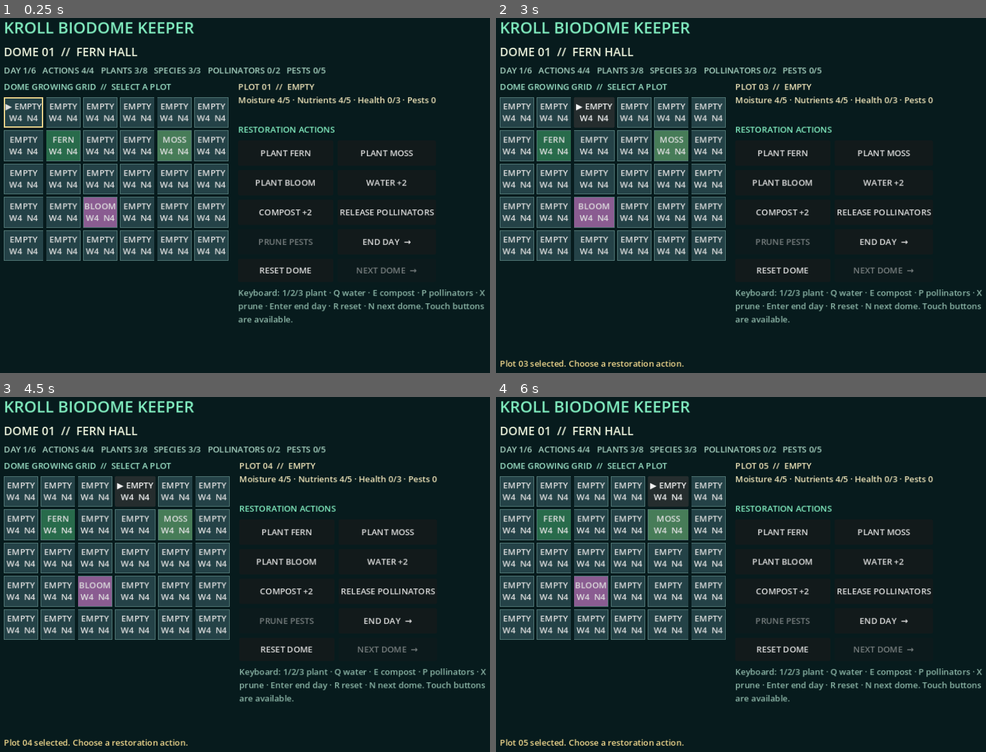
Above: before the commit, frames 1-4 (two rows, left to right).
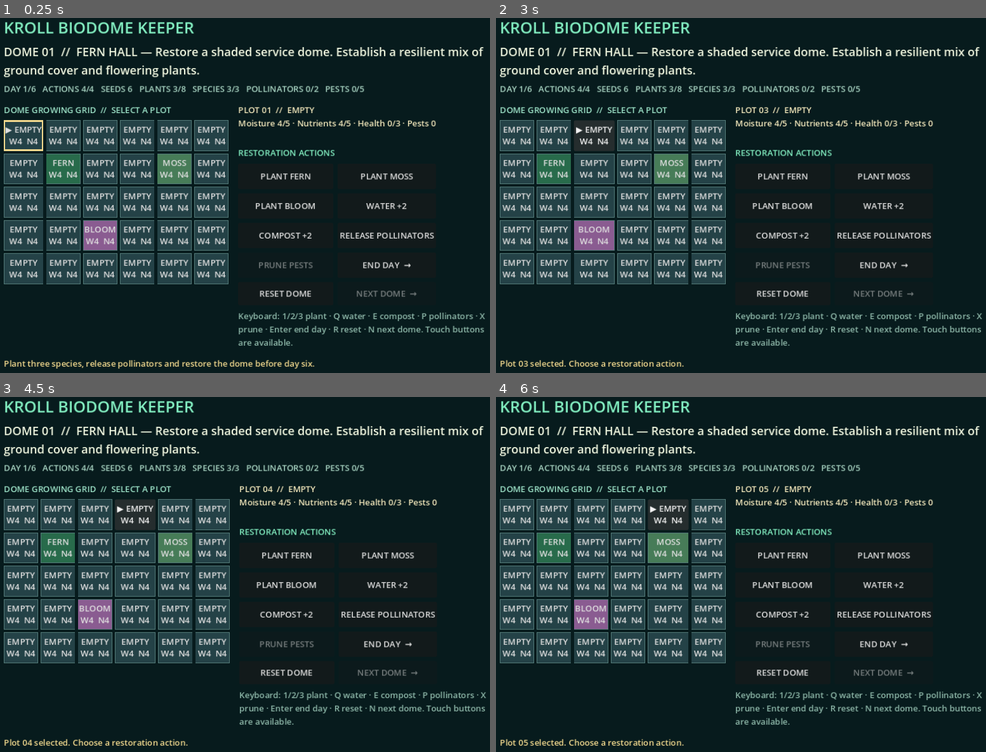
Above: after the commit, the same moments.

Repository: qaqp980520-prog/2126-Survival
Game: Godot game, scene res://main.tscn
The game is run twice, just before and just after one commit, with the same random seed, the same clock (stepped at 60 frames per second) and the same inputs.
Inputs:
- Up to frame 1 (0.25 s): no input
- Up to frame 2 (3 s): click "▶ EMPTY W4 N4" at 0.5 s; click "EMPTY W4 N4" at 1.25 s; click "EMPTY W4 N4" at 2 s; click "EMPTY W4 N4" at 2.75 s
- Up to frame 3 (4.5 s): click "▶ EMPTY W4 N4" at 3.5 s; click "EMPTY W4 N4" at 4.25 s
- Up to frame 4 (6 s): click "▶ EMPTY W4 N4" at 5 s; click "EMPTY W4 N4" at 5.75 s

The runs differ from the first frame. In frame 1, 23% of the frame differs, in the area x 0-99%, y 8-99%; in frame 2, 23%; in frame 3, 23%; in frame 4, 22%.

Commit message:
Polish BioDome mission brief and final campaign feedback

Diff:
--- a/daily_games/KROLL_BioDome_Keeper/daily_games/KROLL_BioDome_Keeper/main.gd
+++ b/daily_games/KROLL_BioDome_Keeper/daily_games/KROLL_BioDome_Keeper/main.gd
@@ -36,10 +36,14 @@
 	column.add_child(title)
 	_mission_label=Label.new()
 	_mission_label.add_theme_font_size_override("font_size",22)
+	_mission_label.autowrap_mode=TextServer.AUTOWRAP_WORD_SMART
+	_mission_label.custom_minimum_size=Vector2(0.0,42.0)
 	_mission_label.add_theme_color_override("font_color",Color("#f0f6df"))
 	column.add_child(_mission_label)
 	_stats_label=Label.new()
 	_stats_label.add_theme_font_size_override("font_size",16)
+	_stats_label.autowrap_mode=TextServer.AUTOWRAP_WORD_SMART
+	_stats_label.custom_minimum_size=Vector2(0.0,32.0)
 	_stats_label.add_theme_color_override("font_color",Color("#a9d5c3"))
 	column.add_child(_stats_label)
 	var body := HBoxContainer.new()
@@ -121,6 +125,7 @@
 	hint.add_theme_color_override("font_color",Color("#8eb8a9"))
 	right.add_child(hint)
 	_message_label=Label.new()
+	_message_label.name="MessageLabel"
 	_message_label.custom_minimum_size=Vector2(0.0,42.0)
 	_message_label.autowrap_mode=TextServer.AUTOWRAP_WORD_SMART
 	_message_label.add_theme_color_override("font_color",Color("#f1d88d"))
@@ -200,9 +205,9 @@
 	var stats: Dictionary = Rules.get_stats(_state)
 	var status: String = str(_state.get("status","playing"))
 	var cells: Array = _state.get("cells",[])
-	_mission_label.text="DOME %02d  //  %s" % [int(_state.get("mission_index",0))+1,str(mission.get("name","RESTORATION DOME"))]
-	_stats_label.text="DAY %d/%d   ACTIONS %d/%d   PLANTS %d/%d   SPECIES %d/%d   POLLINATORS %d/%d   PESTS %d/%d" % [
-		int(_state.get("day",1)),Rules.DAYS,int(_state.get("actions_left",0)),Rules.ACTIONS_PER_DAY,
+	_mission_label.text="DOME %02d  //  %s — %s" % [int(_state.get("mission_index",0))+1,str(mission.get("name","RESTORATION DOME")),str(mission.get("brief",""))]
+	_stats_label.text="DAY %d/%d   ACTIONS %d/%d   SEEDS %d   PLANTS %d/%d   SPECIES %d/%d   POLLINATORS %d/%d   PESTS %d/%d" % [
+		int(_state.get("day",1)),Rules.DAYS,int(_state.get("actions_left",0)),Rules.ACTIONS_PER_DAY,int(_state.get("seed_bank",0)),
 		int(stats.get("plants",0)),int(stats.get("target_plants",0)),int(stats.get("species",0)),int(stats.get("target_species",0)),
 		int(stats.get("pollinators",0)),int(stats.get("target_pollinators",0)),int(stats.get("pests",0)),int(stats.get("max_pests",0))
 	]
@@ -255,7 +260,11 @@
 	_action_buttons["NextDomeButton"].disabled=status != "complete" or int(_state.get("mission_index",0)) >= Rules.MISSIONS.size()-1
 	if status == "campaign_complete":
 		_message_label.text="ALL THREE DOMES RESTORED  //  KROLL ECOLOGY NETWORK ONLINE."
+	elif status == "complete" and int(_state.get("mission_index",0)) >= Rules.MISSIONS.size()-1:
+		_message_label.text="ALL THREE DOMES RESTORED  //  KROLL ECOLOGY NETWORK ONLINE."
 	elif status == "complete":
 		_message_label.text="DOME RESTORED  //  NEXT DOME UNLOCKED."
 	elif status == "failed":
 		_message_label.text="DOME UNSTABLE  //  RESET TO RETRY."
+	elif _message_label.text.is_empty():
+		_message_label.text="Plant three species, release pollinators and restore the dome before day six."
--- a/daily_games/KROLL_BioDome_Keeper/main.gd
+++ b/daily_games/KROLL_BioDome_Keeper/main.gd
@@ -36,10 +36,14 @@
 	column.add_child(title)
 	_mission_label=Label.new()
 	_mission_label.add_theme_font_size_override("font_size",22)
+	_mission_label.autowrap_mode=TextServer.AUTOWRAP_WORD_SMART
+	_mission_label.custom_minimum_size=Vector2(0.0,42.0)
 	_mission_label.add_theme_color_override("font_color",Color("#f0f6df"))
 	column.add_child(_mission_label)
 	_stats_label=Label.new()
 	_stats_label.add_theme_font_size_override("font_size",16)
+	_stats_label.autowrap_mode=TextServer.AUTOWRAP_WORD_SMART
+	_stats_label.custom_minimum_size=Vector2(0.0,32.0)
 	_stats_label.add_theme_color_override("font_color",Color("#a9d5c3"))
 	column.add_child(_stats_label)
 	var body := HBoxContainer.new()
@@ -121,6 +125,7 @@
 	hint.add_theme_color_override("font_color",Color("#8eb8a9"))
 	right.add_child(hint)
 	_message_label=Label.new()
+	_message_label.name="MessageLabel"
 	_message_label.custom_minimum_size=Vector2(0.0,42.0)
 	_message_label.autowrap_mode=TextServer.AUTOWRAP_WORD_SMART
 	_message_label.add_theme_color_override("font_color",Color("#f1d88d"))
@@ -200,9 +205,9 @@
 	var stats: Dictionary = Rules.get_stats(_state)
 	var status: String = str(_state.get("status","playing"))
 	var cells: Array = _state.get("cells",[])
-	_mission_label.text="DOME %02d  //  %s" % [int(_state.get("mission_index",0))+1,str(mission.get("name","RESTORATION DOME"))]
-	_stats_label.text="DAY %d/%d   ACTIONS %d/%d   PLANTS %d/%d   SPECIES %d/%d   POLLINATORS %d/%d   PESTS %d/%d" % [
-		int(_state.get("day",1)),Rules.DAYS,int(_state.get("actions_left",0)),Rules.ACTIONS_PER_DAY,
+	_mission_label.text="DOME %02d  //  %s — %s" % [int(_state.get("mission_index",0))+1,str(mission.get("name","RESTORATION DOME")),str(mission.get("brief",""))]
+	_stats_label.text="DAY %d/%d   ACTIONS %d/%d   SEEDS %d   PLANTS %d/%d   SPECIES %d/%d   POLLINATORS %d/%d   PESTS %d/%d" % [
+		int(_state.get("day",1)),Rules.DAYS,int(_state.get("actions_left",0)),Rules.ACTIONS_PER_DAY,int(_state.get("seed_bank",0)),
 		int(stats.get("plants",0)),int(stats.get("target_plants",0)),int(stats.get("species",0)),int(stats.get("target_species",0)),
 		int(stats.get("pollinators",0)),int(stats.get("target_pollinators",0)),int(stats.get("pests",0)),int(stats.get("max_pests",0))
 	]
@@ -255,7 +260,11 @@
 	_action_buttons["NextDomeButton"].disabled=status != "complete" or int(_state.get("mission_index",0)) >= Rules.MISSIONS.size()-1
 	if status == "campaign_complete":
 		_message_label.text="ALL THREE DOMES RESTORED  //  KROLL ECOLOGY NETWORK ONLINE."
+	elif status == "complete" and int(_state.get("mission_index",0)) >= Rules.MISSIONS.size()-1:
+		_message_label.text="ALL THREE DOMES RESTORED  //  KROLL ECOLOGY NETWORK ONLINE."
 	elif status == "complete":
 		_message_label.text="DOME RESTORED  //  NEXT DOME UNLOCKED."
 	elif status == "failed":
 		_message_label.text="DOME UNSTABLE  //  RESET TO RETRY."
+	elif _message_label.text.is_empty():
+		_message_label.text="Plant three species, release pollinators and restore the dome before day six."
--- a/daily_games/KROLL_BioDome_Keeper/tests/game_smoke_test.gd
+++ b/daily_games/KROLL_BioDome_Keeper/tests/game_smoke_test.gd
@@ -45,7 +45,7 @@
 	game.call("_reset")
 	var reset_state: Dictionary = game.call("get_current_state")
 	_expect(int(reset_state.get("day",0)) == 1 and int(Rules.get_stats(reset_state).get("plants",0)) == 3,"reset restores the starter ecosystem")
-	var solved: Dictionary = _solve_first_mission()
+	var solved: Dictionary = _solve_mission(0)
 	game.set("_state",solved)
 	game.call("_refresh")
 	if next_button != null:
@@ -53,6 +53,13 @@
 		next_button.emit_signal("pressed")
 	var next_state: Dictionary = game.call("get_current_state")
 	_expect(int(next_state.get("mission_index",-1)) == 1,"next dome button loads Orchid Bay")
+	var final_state: Dictionary = _solve_mission(2)
+	game.set("_state",final_state)
+	game.call("_refresh")
+	if next_button != null:
+		_expect(next_button.disabled,"the final dome does not offer a nonexistent next mission")
+	var message_label := game.find_child("MessageLabel",true,false) as Label
+	_expect(message_label != null and message_label.text.contains("ALL THREE DOMES RESTORED"),"final dome displays campaign completion feedback")
 	game.queue_free()
 	await process_frame
 	if failures.is_empty():
@@ -63,11 +70,18 @@
 			push_error("FAILED: "+failure)
 		quit(1)
 
-func _solve_first_mission() -> Dictionary:
-	var state: Dictionary = Rules.new_game(0)
+func _solve_mission(mission_index: int) -> Dictionary:
+	var state: Dictionary = Rules.new_game(mission_index)
 	state=Rules.perform_action(state,"release_pollinators")
 	state=Rules.perform_action(state,"release_pollinators")
-	state=Rules.perform_action(state,"plant",0,"fern")
+	var mission: Dictionary = Rules.get_mission(mission_index)
+	var direct_plants: int = maxi(0,int(mission["target_plants"])-3-4)
+	var positions: Array[int] = [0,5,24,29,2]
+	var species: Array[String] = ["fern","moss","bloom","fern","moss"]
+	for index in range(direct_plants):
+		if int(state.get("actions_left",0)) <= 0:
+			state=Rules.advance_day(state)
+		state=Rules.perform_action(state,"plant",positions[index],species[index])
 	while str(state.get("status","")) == "playing":
 		state=Rules.advance_day(state)
 	return state
